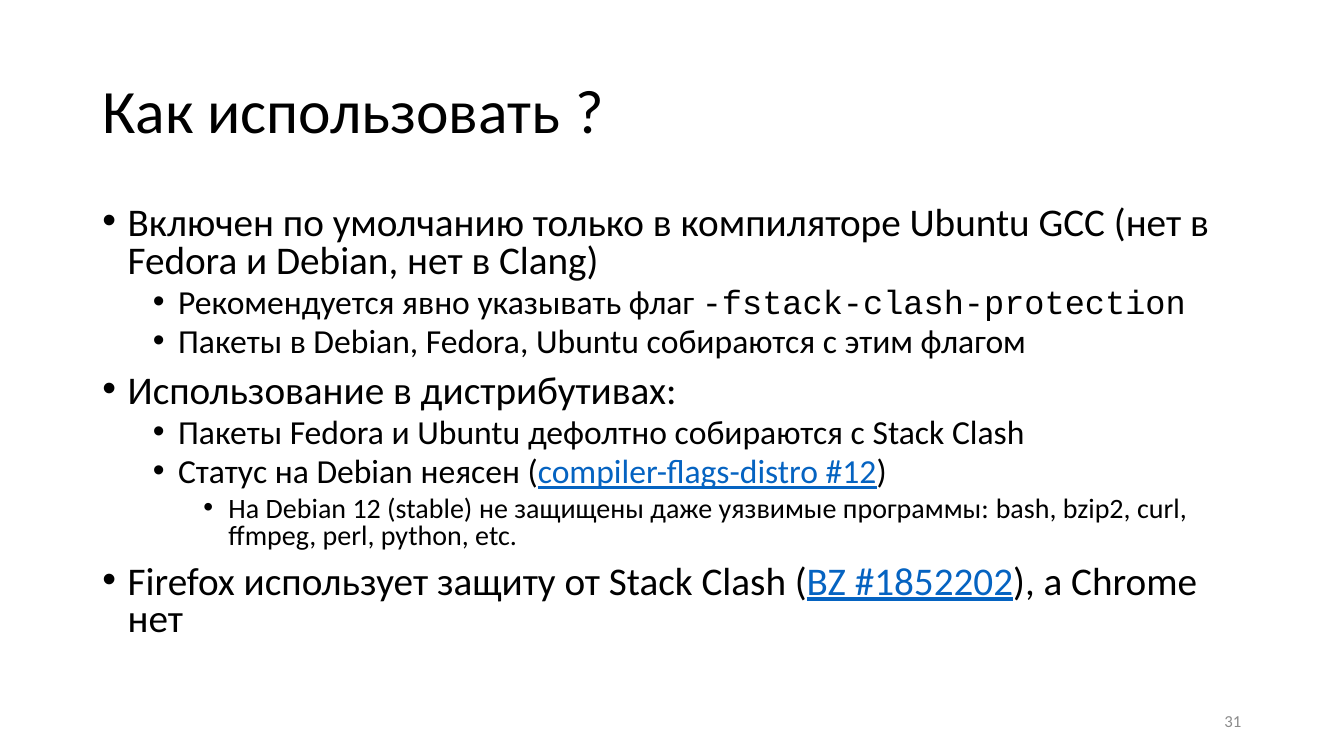
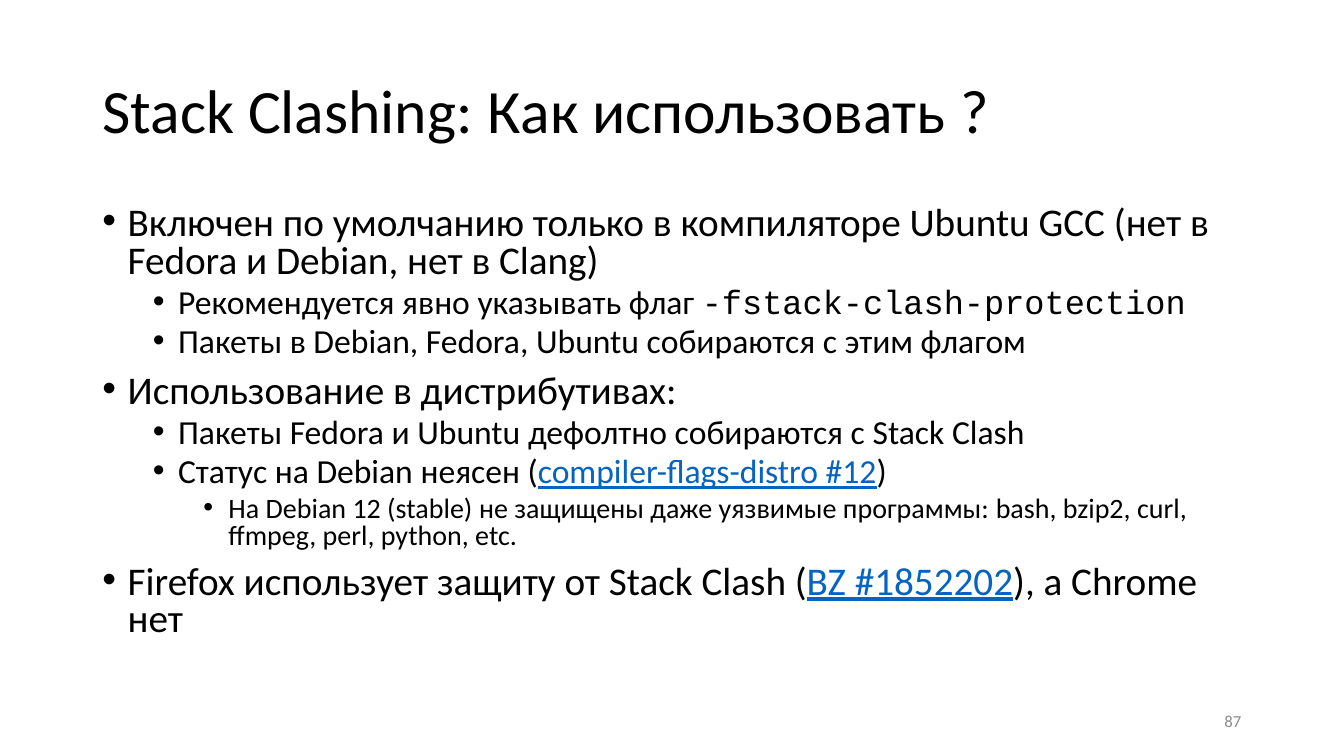
Before and after one commit to yugr/slides, a slide deck: slide 87 of CppZeroCost/2025/RU.pptx (slide 31 before the commit). Drawn at 1344x756 pixels with LibreOffice and Linux fonts; fonts in the diff are those of the drawing. Boxes give left, top, right and bottom in pixels: in the first picture for what was removed or moved away, otherwise in the second. Text is boxed around its words. In the diff, an @@ line names an element or a change of style, - is before the commit and + after.

```diff
--- a/CppZeroCost/2025/RU.pptx
+++ b/CppZeroCost/2025/RU.pptx
@@ title at [102,90,945,144]: text changed @@
-Как использовать ?
+Stack Clashing: Как использовать ?
@@ page number at [1224,715,1241,727]: text changed @@
-31
+87
```
Also in this commit, not shown: 17 other slides changed, 3 slides added, 1 slide removed, 3 other files.
